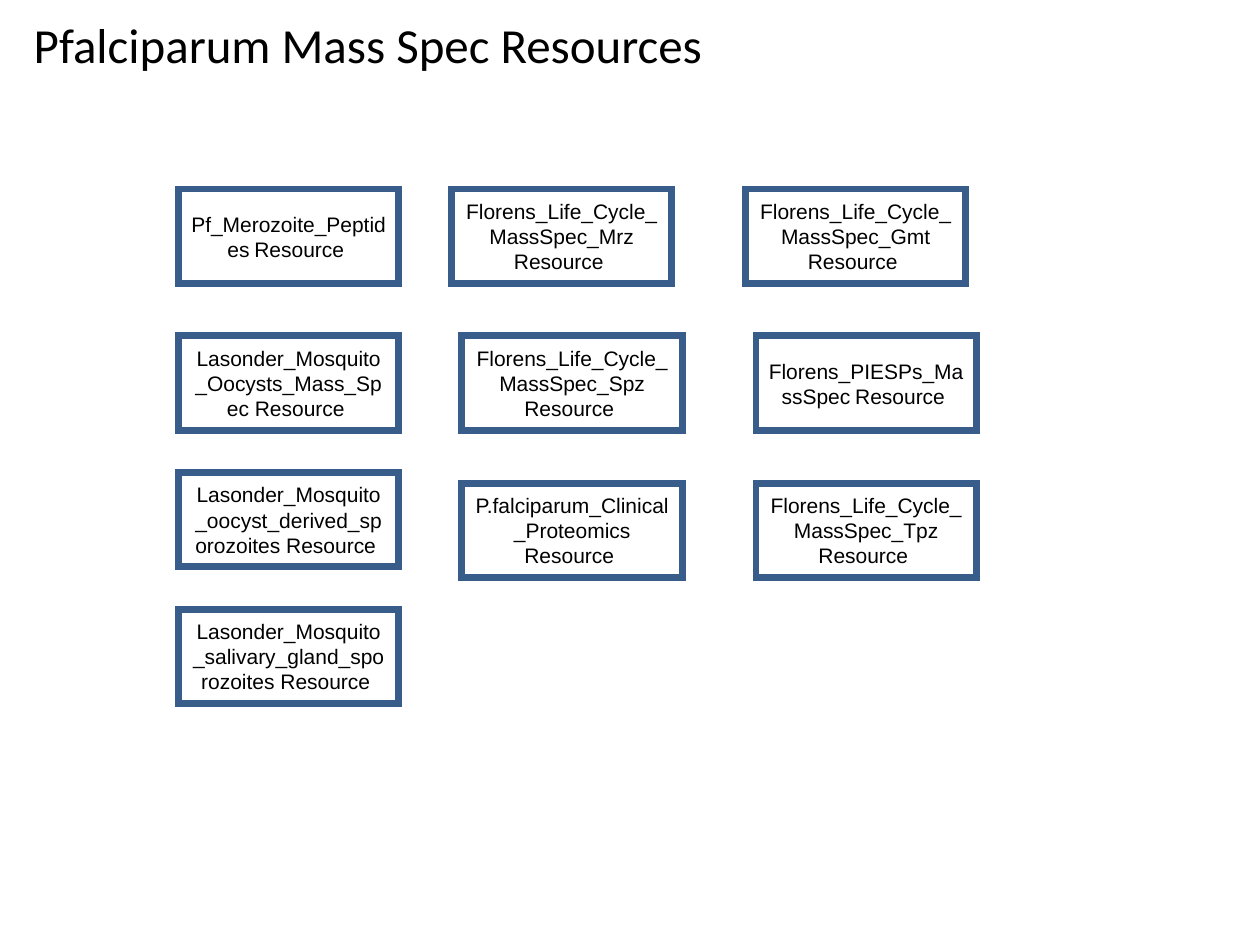
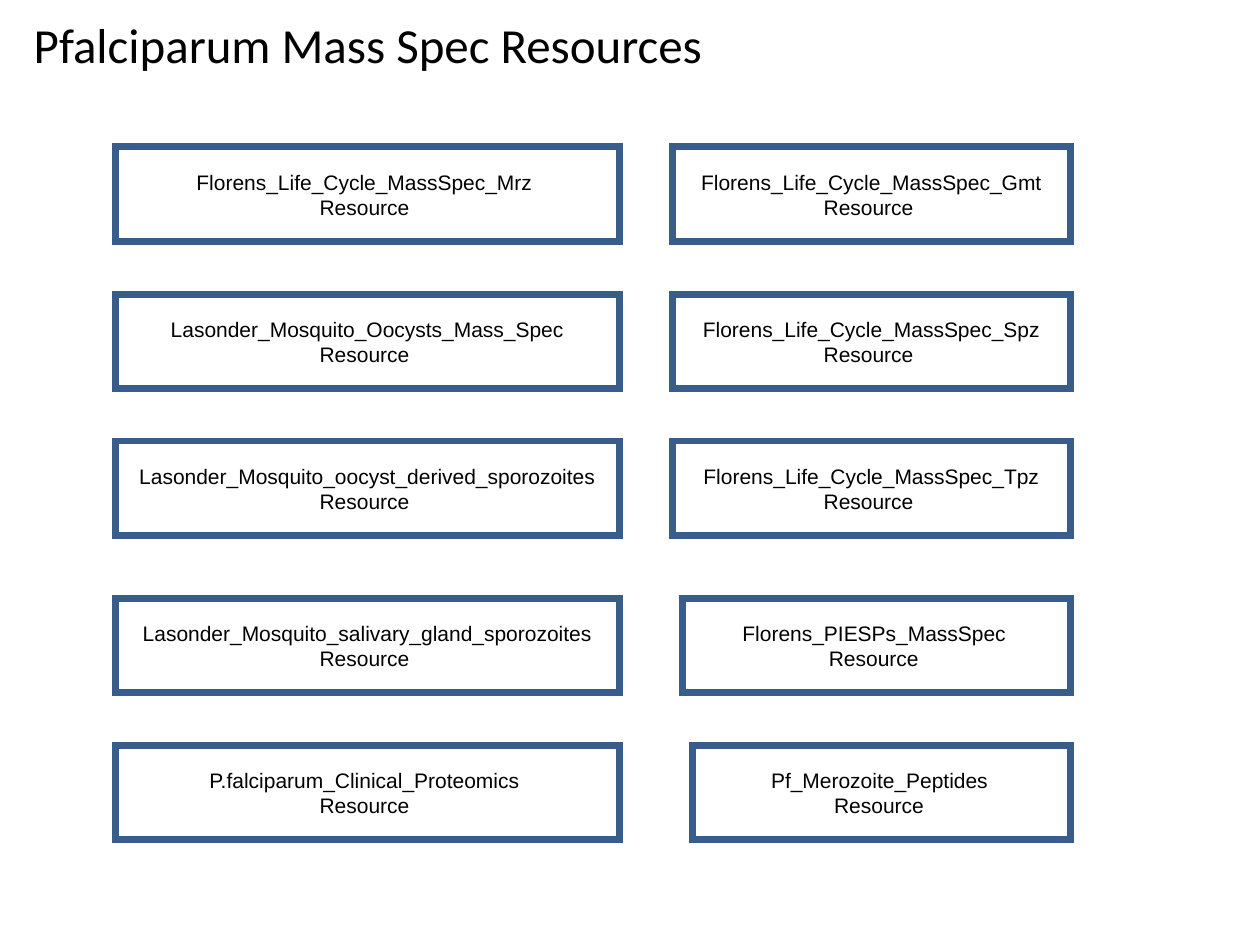
Before and after one commit to VEuPathDB/ApiCommonWorkflow, a slide deck: slide 16 of Main/doc/IntegratedWorkflow.ppt. Drawn at 1260x945 pixels with LibreOffice and Linux fonts; fonts in the diff are those of the drawing. Boxes give left, top, right and bottom in pixels: in the first picture for what was removed or moved away, otherwise in the second. Text is boxed around its words. In the diff, an @@ line names an element or a change of style, - is before the commit and + after.

Commit message:
updates

```diff
--- a/Main/doc/IntegratedWorkflow.ppt
+++ b/Main/doc/IntegratedWorkflow.ppt
@@ rectangle "Florens_Life_Cycle_MassSpec_Mrz": place and size @@
-rectangle "Florens_Life_Cycle_MassSpec_Mrz" at [451, 189, 672, 284]
+rectangle "Florens_Life_Cycle_MassSpec_Mrz" at [116, 147, 620, 242]
@@ rectangle "Florens_Life_Cycle_MassSpec_Gmt Resource": place and size @@
-rectangle "Florens_Life_Cycle_MassSpec_Gmt Resource" at [746, 189, 966, 284]
+rectangle "Florens_Life_Cycle_MassSpec_Gmt Resource" at [672, 147, 1071, 242]
@@ text in rectangle at [196, 174, 532, 216]: text changed @@
-Florens_Life_Cycle_MassSpec_Mrz Resource
+Florens_Life_Cycle_MassSpec_Mrz
+Resource
@@ rectangle "Lasonder_Mosquito_Oocysts_Mass_Spec Resource": place and size @@
-rectangle "Lasonder_Mosquito_Oocysts_Mass_Spec Resource" at [179, 336, 399, 431]
+rectangle "Lasonder_Mosquito_Oocysts_Mass_Spec Resource" at [116, 294, 620, 388]
@@ rectangle "Florens_Life_Cycle_MassSpec_Spz Resource": place and size @@
-rectangle "Florens_Life_Cycle_MassSpec_Spz Resource" at [462, 336, 683, 431]
+rectangle "Florens_Life_Cycle_MassSpec_Spz Resource" at [672, 294, 1071, 388]
@@ rectangle "Lasonder_Mosquito_oocyst_derived_sporozoites Resource": place and size @@
-rectangle "Lasonder_Mosquito_oocyst_derived_sporozoites Resource" at [179, 472, 399, 567]
+rectangle "Lasonder_Mosquito_oocyst_derived_sporozoites Resource" at [116, 441, 620, 536]
@@ rectangle "Florens_Life_Cycle_MassSpec_Tpz Resource": place and size @@
-rectangle "Florens_Life_Cycle_MassSpec_Tpz Resource" at [756, 483, 976, 577]
+rectangle "Florens_Life_Cycle_MassSpec_Tpz Resource" at [672, 441, 1071, 536]
@@ rectangle "Lasonder_Mosquito_salivary_gland_sporozoites Resource": place and size @@
-rectangle "Lasonder_Mosquito_salivary_gland_sporozoites Resource" at [179, 609, 399, 703]
+rectangle "Lasonder_Mosquito_salivary_gland_sporozoites Resource" at [116, 598, 620, 693]
@@ rectangle "Florens_PIESPs_MassSpec": place and size @@
-rectangle "Florens_PIESPs_MassSpec" at [756, 336, 976, 431]
+rectangle "Florens_PIESPs_MassSpec" at [683, 598, 1071, 693]
@@ text in rectangle at [742, 625, 1005, 667]: text changed @@
-Florens_PIESPs_MassSpec Resource
+Florens_PIESPs_MassSpec
+Resource
@@ rectangle "P.falciparum_Clinical_Proteomics": place and size @@
-rectangle "P.falciparum_Clinical_Proteomics" at [462, 483, 683, 577]
+rectangle "P.falciparum_Clinical_Proteomics" at [116, 746, 620, 840]
@@ rectangle "Pf_Merozoite_Peptides": place and size @@
-rectangle "Pf_Merozoite_Peptides" at [179, 189, 399, 284]
+rectangle "Pf_Merozoite_Peptides" at [693, 746, 1071, 840]
@@ text in rectangle at [209, 772, 519, 814]: text changed @@
-P.falciparum_Clinical_Proteomics Resource
+P.falciparum_Clinical_Proteomics
+Resource
@@ text in rectangle at [771, 772, 988, 814]: text changed @@
-Pf_Merozoite_Peptides Resource
+Pf_Merozoite_Peptides
+Resource
```
Also in this commit, not shown: 8 other slides changed, 2 slides added, 1 slide removed.
